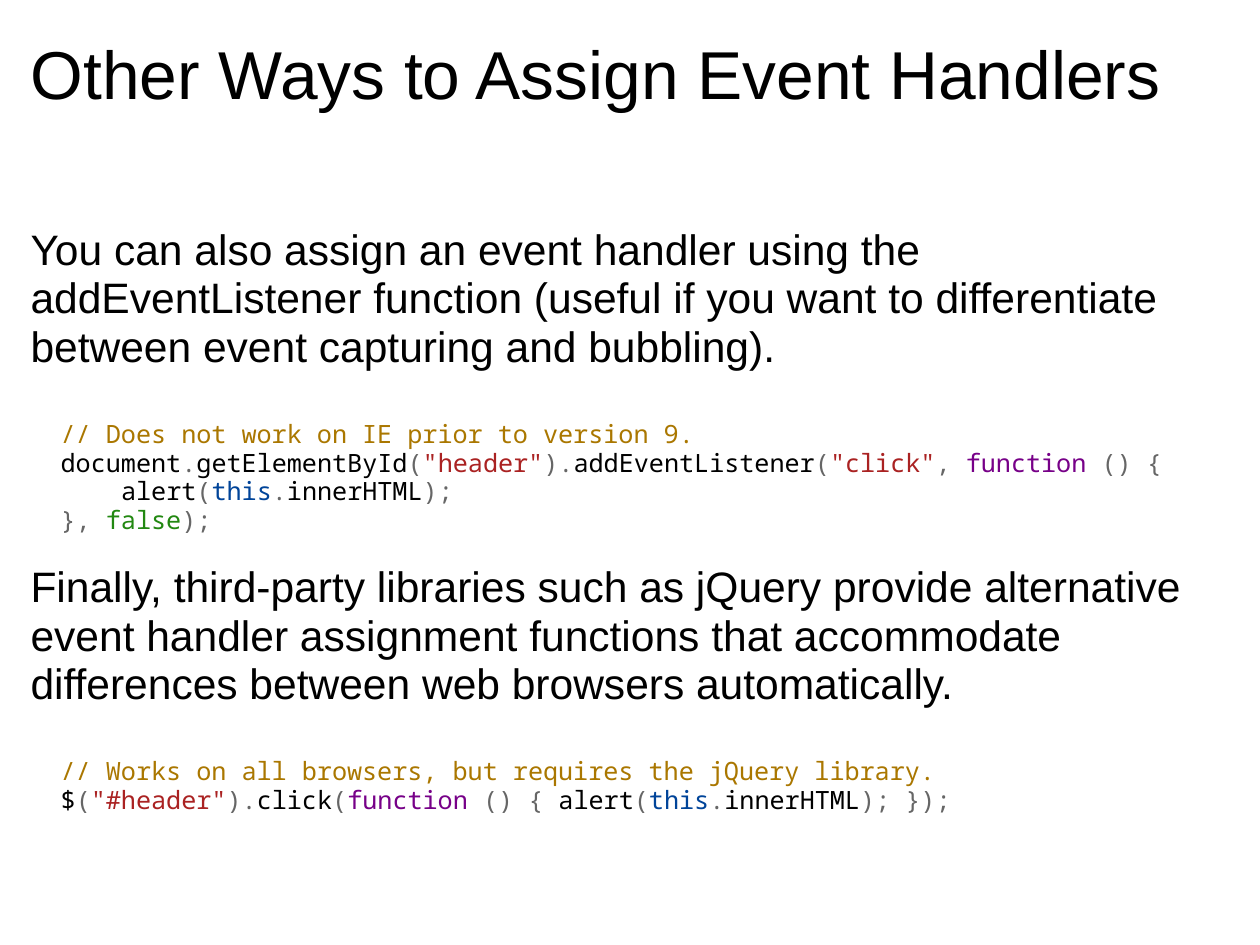
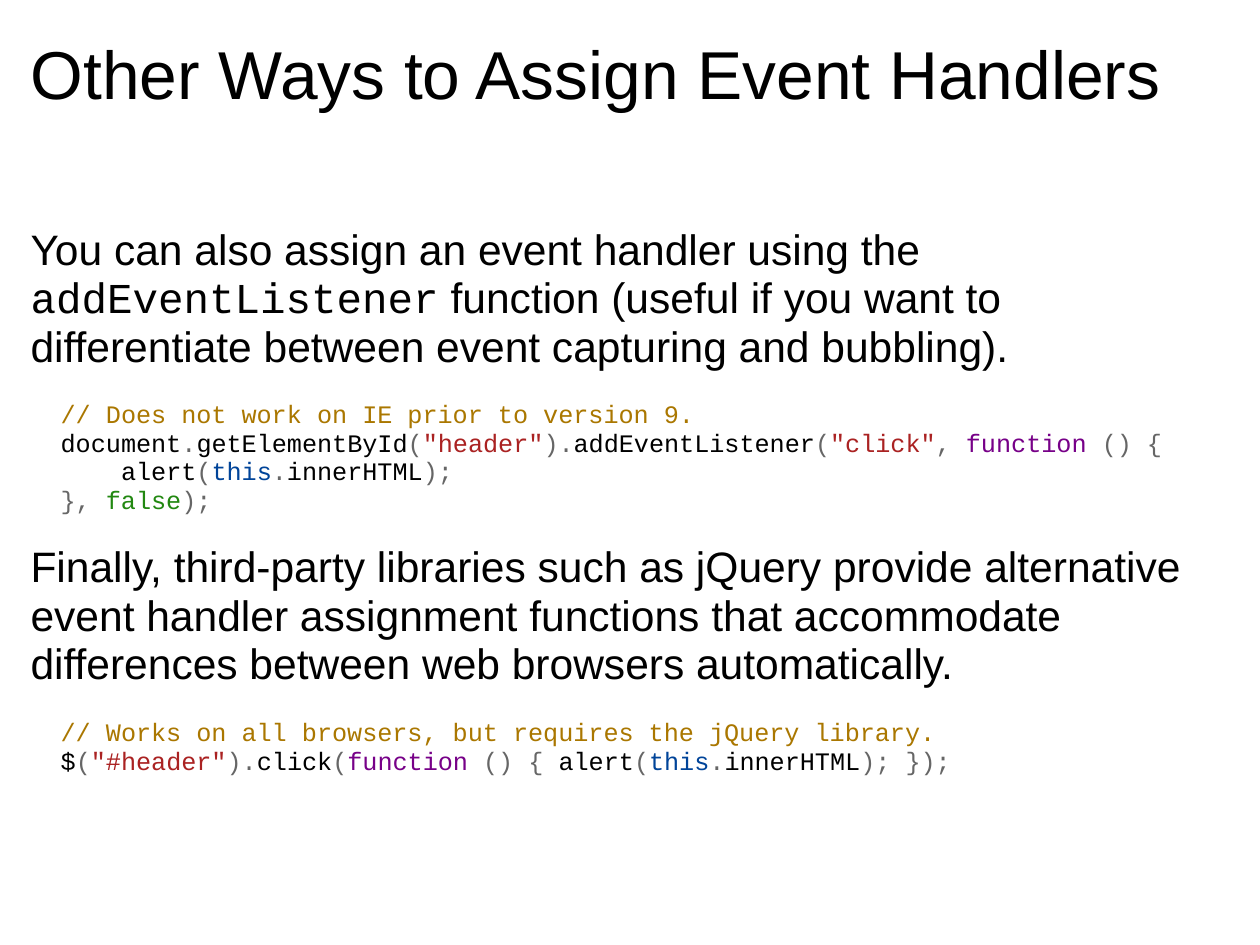
Before and after one commit to dondi/javascript-book, a slide deck: slide 28 of presentations/Chapter_6_Presentation.ppt. Drawn at 1260x945 pixels with LibreOffice and Linux fonts; fonts in the diff are those of the drawing; background and template pictures are left out. Boxes give left, top, right and bottom in pixels: in the first picture for what was removed or moved away, otherwise in the second. Text is boxed around its words. In the diff, an @@ line names an element or a change of style, - is before the commit and + after.

```diff
--- a/presentations/Chapter_6_Presentation.ppt
+++ b/presentations/Chapter_6_Presentation.ppt
@@ text at (x1=31, y1=234, x2=1087, y2=775): font Arial to Courier New in "addEventListener"; font Noto Sans Mono to Courier New in "// Does not work on IE prior ...", "// Works on all browsers, but requires ..." @@
```
Also in this commit, not shown: 15 other slides changed.
